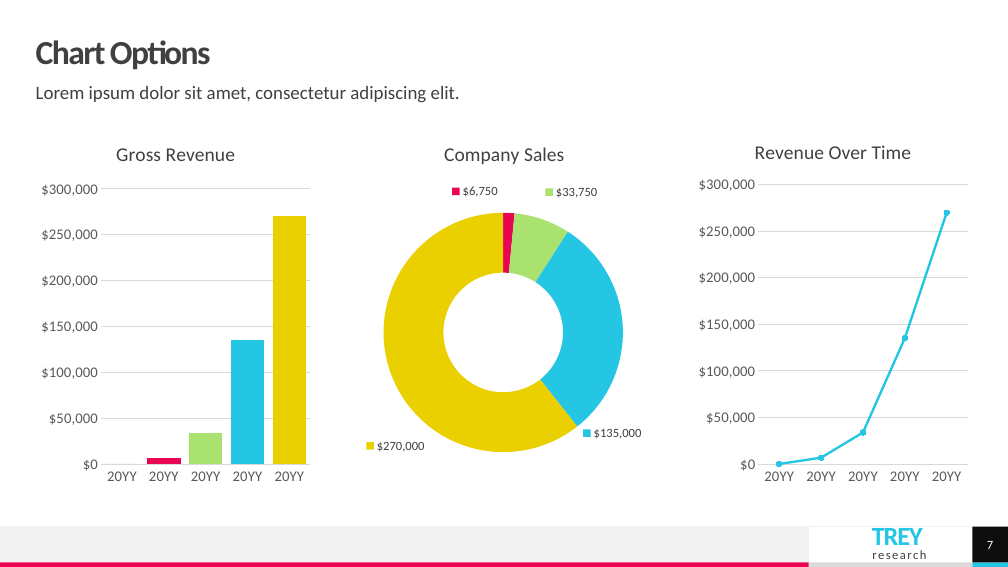
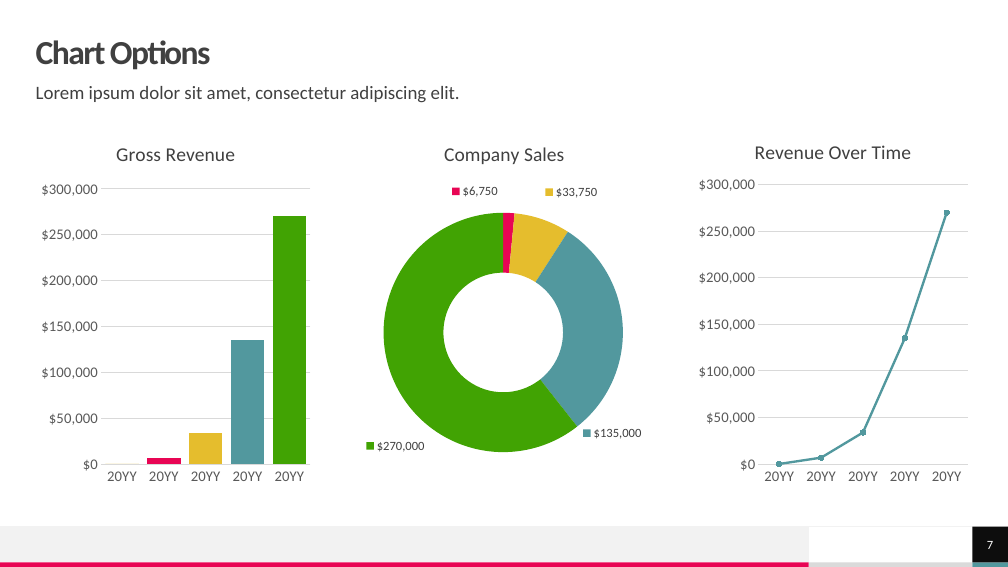
Before and after one commit to shadmehr/EmptyPython, a slide deck: slide 7 of How to build a team.pptx. Drawn at 1008x567 pixels with LibreOffice and Linux fonts; fonts in the diff are those of the drawing; background and template pictures are left out. Boxes give left, top, right and bottom in pixels: in the first picture for what was removed or moved away, otherwise in the second. Text is boxed around its words. In the diff, an @@ line names an element or a change of style, - is before the commit and + after.

```diff
--- a/How to build a team.pptx
+++ b/How to build a team.pptx
@@ column chart at <box>36,125,316,492</box> @@
@@ colour of Series 1 #A9E26F to #E5BD2D @@
@@ colours of single points changed @@
@@ doughnut chart at <box>364,125,645,492</box> @@
@@ colours of single points changed @@
@@ line stacked chart at <box>693,125,974,492</box> @@
@@ colour of Series 1 #25C6E3 to #52989E @@
@@ text removed at <box>872,528,926,559</box> @@
-TREY
-research
@@ rectangle at <box>972,563,1008,567</box>: fill #25C6E3 to #52989E @@
```
Also in this commit, not shown: 10 other slides changed.
